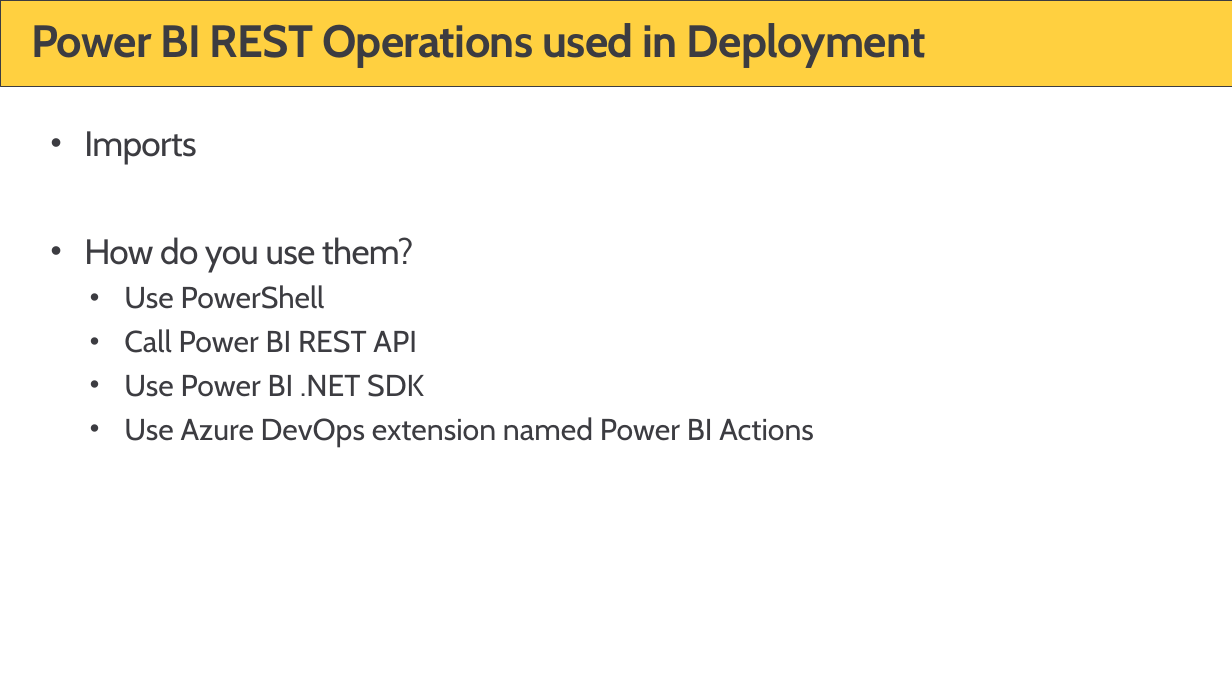
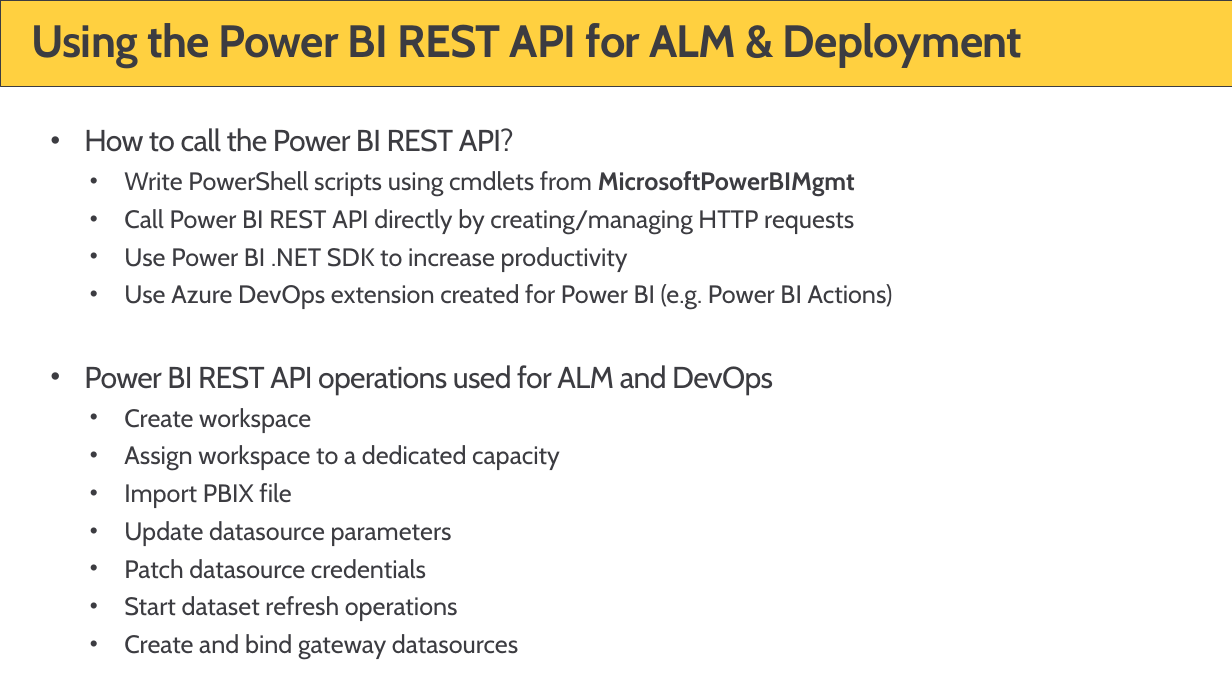
Before and after one commit to PowerBiDevCamp/Camp-Sessions, a slide deck: slide 28 of Session 15 - ALM in Power BI with Deployment Pipelines.pptx (slide 23 before the commit). Drawn at 1232x693 pixels with LibreOffice and Linux fonts; fonts in the diff are those of the drawing; background and template pictures are left out. Boxes give left, top, right and bottom in pixels: in the first picture for what was removed or moved away, otherwise in the second. Text is boxed around its words. In the diff, an @@ line names an element or a change of style, - is before the commit and + after.

```diff
--- a/Session 15 - ALM in Power BI with Deployment Pipelines.pptx
+++ b/Session 15 - ALM in Power BI with Deployment Pipelines.pptx
@@ title at (x1=31, y1=23, x2=1023, y2=68): text changed @@
-Power BI REST Operations used in Deployment
+Using the Power BI REST API for ALM & Deployment
@@ text at (x1=84, y1=128, x2=893, y2=659): text changed; size 24 to 20 pt @@
-• Imports
-• How do you use them?
-  • Use PowerShell
-  • Call Power BI REST API
-  • Use Power BI .NET SDK
-  • Use Azure DevOps extension named Power BI Actions
+• How to call the Power BI REST API?
+  • Write PowerShell scripts using cmdlets from MicrosoftPowerBIMgmt
+  • Call Power BI REST API directly by creating/managing HTTP requests
+  • Use Power BI .NET SDK to increase productivity
+  • Use Azure DevOps extension created for Power BI (e.g. Power BI Actions)
+• Power BI REST API operations used for ALM and DevOps
+  • Create workspace
+  • Assign workspace to a dedicated capacity
+  • Import PBIX file
+  • Update datasource parameters
+  • Patch datasource credentials
+  • Start dataset refresh operations
+  • Create and bind gateway datasources
```
Also in this commit, not shown: 23 other slides changed, 15 slides added, 12 slides removed.
